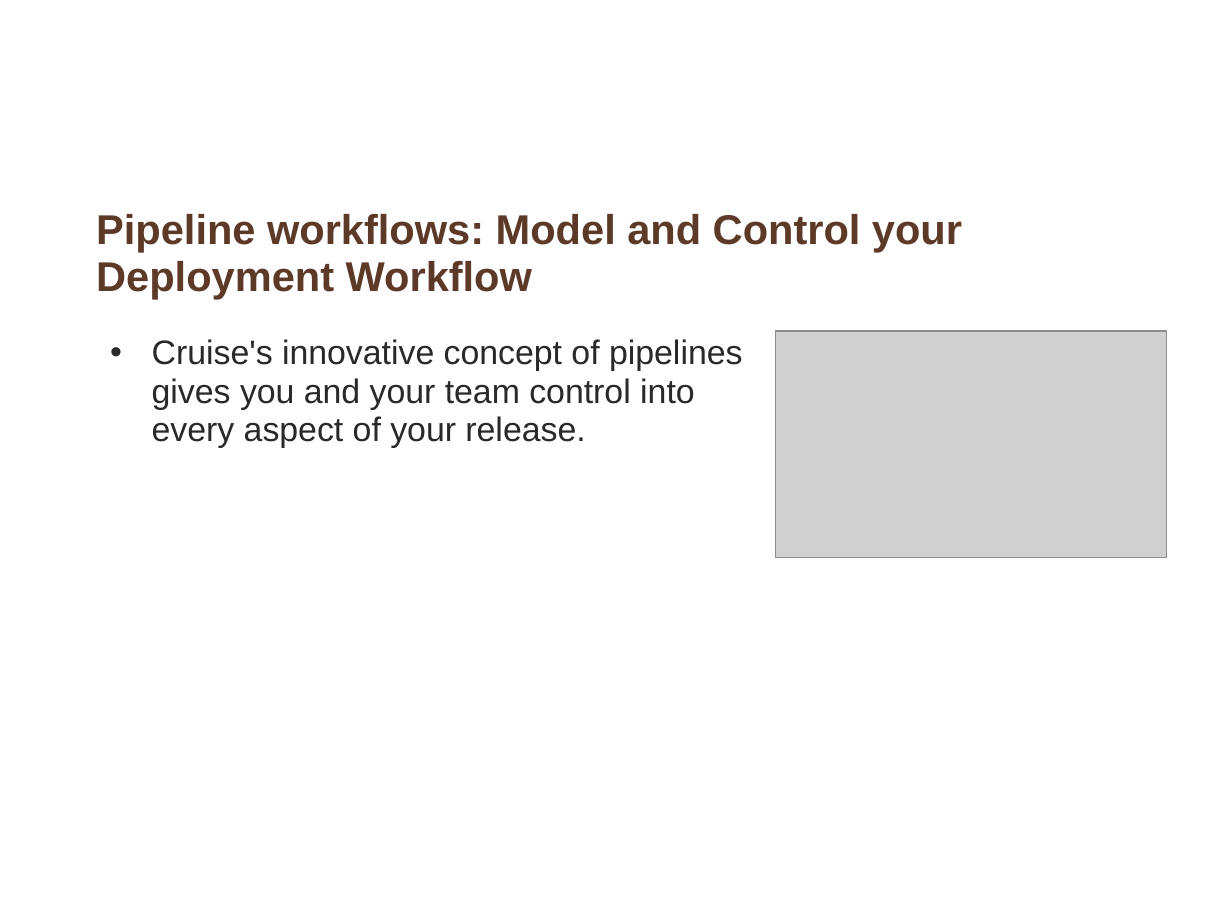
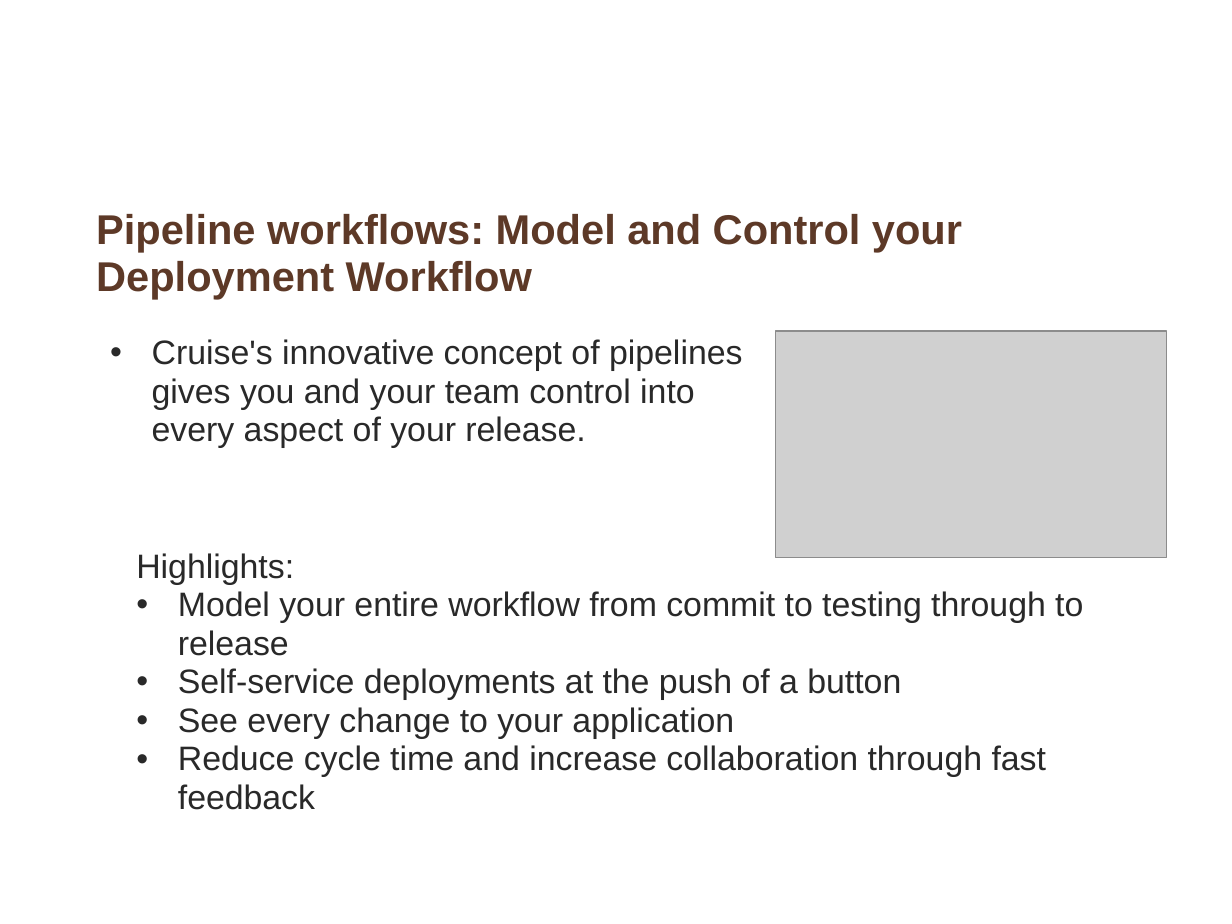
Before and after one commit to whimet/cruisetraining, a slide deck: slide 3 of Core_features_of_Cruise.ppt. Drawn at 1232x924 pixels with LibreOffice and Linux fonts; fonts in the diff are those of the drawing; grey boxes stand for pictures; background and template pictures are left out. Boxes give left, top, right and bottom in pixels: in the first picture for what was removed or moved away, otherwise in the second. Text is boxed around its words. In the diff, an @@ line names an element or a change of style, - is before the commit and + after.

```diff
--- a/Core_features_of_Cruise.ppt
+++ b/Core_features_of_Cruise.ppt
@@ text added at <box>136,553,1083,810</box>, 22 pt, text #292929 @@
+  Highlights:
+  • Model your entire workflow from commit to testing through to release
+  • Self-service deployments at the push of a button
+  • See every change to your application
+  • Reduce cycle time and increase collaboration through fast feedback
```
Also in this commit, not shown: 6 other slides changed, 1 slide added.
